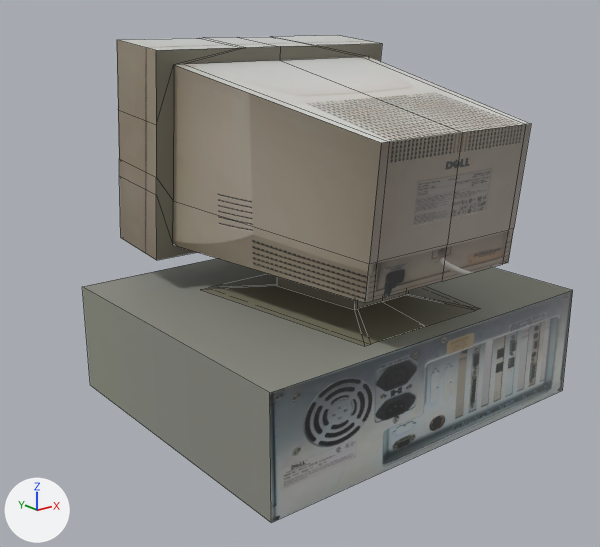
What one commit did to the Blender file models.blend.
The view is the same before and after, from a camera (50 mm lens) standing at (-0.662, -0.774, 0.478) and looking at (-0.011, 0.04, 0.152). The lights are fixed; the arrows at lower left show +X, +Y and +Z. Mesh edges are drawn as thin lines. The same objects are shown in both versions, whatever each file hides.

The scene before the commit, as lines of its bpy script (objects in view):
```python
me_cube_176 = bpy.data.meshes.new('Cube.176')
me_cube_176.from_pydata(...)  # 132 vertices, 128 faces; spans x -1.36..1.36, y -1.04..1.05, z -2.34..1.15
# faces by material slot: [84, 8, 12, 10, 8, 4, 1, 1]
me_cube_176.materials.append(mat_486_crt_color)  # picture img_486_crt_color_png
me_cube_176.materials.append(mat_486_crt_screen_color)  # black #191919
me_cube_176.materials.append(mat_486_crt_side)  # picture img_486_crt_side_png
me_cube_176.materials.append(mat_486_crt_top)  # picture img_486_crt_top_png
me_cube_176.materials.append(mat_486_crt_back)  # picture img_486_crt_back_png
me_cube_176.materials.append(mat_486_color)  # picture img_486_color_png
me_cube_176.materials.append(mat_486_front)  # picture img_486_front_png
me_cube_176.materials.append(mat_486_back)  # picture img_486_back_png
ob_old_computer = bpy.data.objects.new('Old_Computer', me_cube_176)
ob_old_computer.location = (0.0, 0.0, 0.3)
ob_old_computer.scale = (0.178, 0.203, 0.128)
```
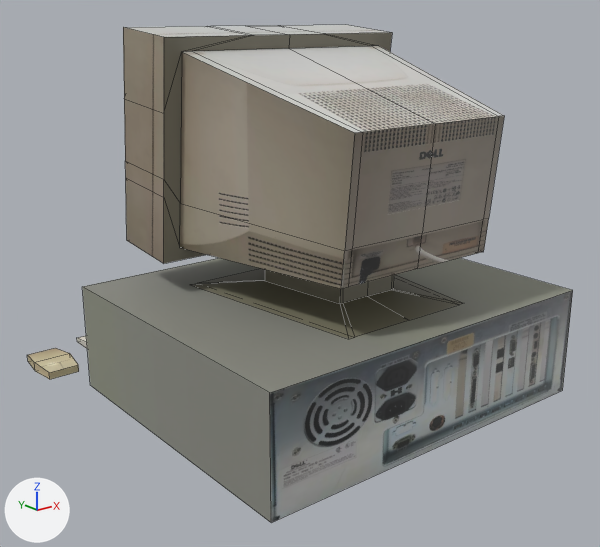
Commit message: adding computer

Changed parts and their boxes [x1, y1, x2, y2] in the pictures (600 x 547 px; the box of a moved part takes in the faces that stretch with it):
'Old_Computer', reshaped, moved, rescaled (11% wider)
    before: [82, 35, 573, 523]
    after: [27, 25, 573, 523]
part 1 of me_cube_176, moved or reshaped
    before: [82, 258, 573, 523]
    after: [77, 336, 87, 348]
part 2 of me_cube_176, added
    after: [123, 25, 504, 339]
part 3 of me_cube_176, cut back
    before: [117, 35, 531, 346]
    after: [27, 258, 573, 379]

Patch to the scene script:
```diff
--- a/models.blend.py
+++ b/models.blend.py
@@ img_bill_mouse_webp @@
+img_bill_mouse_webp = load_image('bill_mouse.webp', 'resources/textures/models/bill_mouse.webp', 646, 1040, 'sRGB')
@@ img_bill_keyboard_png @@
+img_bill_keyboard_png = load_image('bill_keyboard.png', 'resources/textures/models/bill_keyboard.png', 1339, 504, 'sRGB')
@@ mat_bill_mouse @@
+mat_bill_mouse = principled_material('Bill_Mouse')
+mat_bill_mouse.texture = img_bill_mouse_webp
@@ mat_old_computer_keyboard @@
+mat_old_computer_keyboard = principled_material('Old_Computer_Keyboard')
+mat_old_computer_keyboard.texture = img_bill_keyboard_png
@@ me_cube_176 @@
 # used by ob_old_computer; location = (0.0, 0.0, 0.3); scale = (0.178, 0.203, 0.128)
-me_cube_176.from_pydata(...)  # 132 vertices, 128 faces; spans x -1.36..1.36, y -1.04..1.05, z -2.34..1.15
+me_cube_176.from_pydata(...)  # 152 vertices, 144 faces; spans x -0.28..0.24, y -0.2..0.37, z 0.0..0.46
+# me_cube_176 part 1: the loose piece of 8 vertices spanning x -1.36..1.36, y -1.0..1.0, z -2.34..-1.25 is scaled about its middle by (0.146, 0.0662, 0.0121), then moved by (0.01, 0.3, 1.8), in mat_old_computer_keyboard (picture img_bill_keyboard_png)
+# me_cube_176 part 2: a new loose piece of 124 vertices spanning x -0.18..0.18, y -0.17..0.2, z 0.14..0.46
+# me_cube_176 part 3
+# 124 vertices are removed from x -1.0..1.0, y -1.04..1.05, z -1.25..1.15
+# 122 faces are deleted
+# 20 vertices are added at x -0.28..0.24, y -0.2..0.34, z 0.0..0.14
+# 4 new faces join them, mat_486_color (picture img_486_color_png)
+# 1 new face joins them, mat_486_front (picture img_486_front_png)
+# 1 new face joins them, mat_486_back (picture img_486_back_png)
+# 10 new faces join them, mat_bill_mouse (picture img_bill_mouse_webp)
 me_cube_176.materials.append(mat_486_crt_color)
@@ me_cube_176 @@
 me_cube_176.materials.append(mat_486_back)
+me_cube_176.materials.append(mat_old_computer_keyboard)  # picture img_bill_keyboard_png
+me_cube_176.materials.append(mat_bill_mouse)  # picture img_bill_mouse_webp
@@ ob_old_computer @@
 ob_old_computer = bpy.data.objects.new('Old_Computer', me_cube_176)
-ob_old_computer.location = (0.0, 0.0, 0.3)
-ob_old_computer.scale = (0.178, 0.203, 0.128)
+ob_old_computer.location = (0.0, 0.0, 0.0)
```
